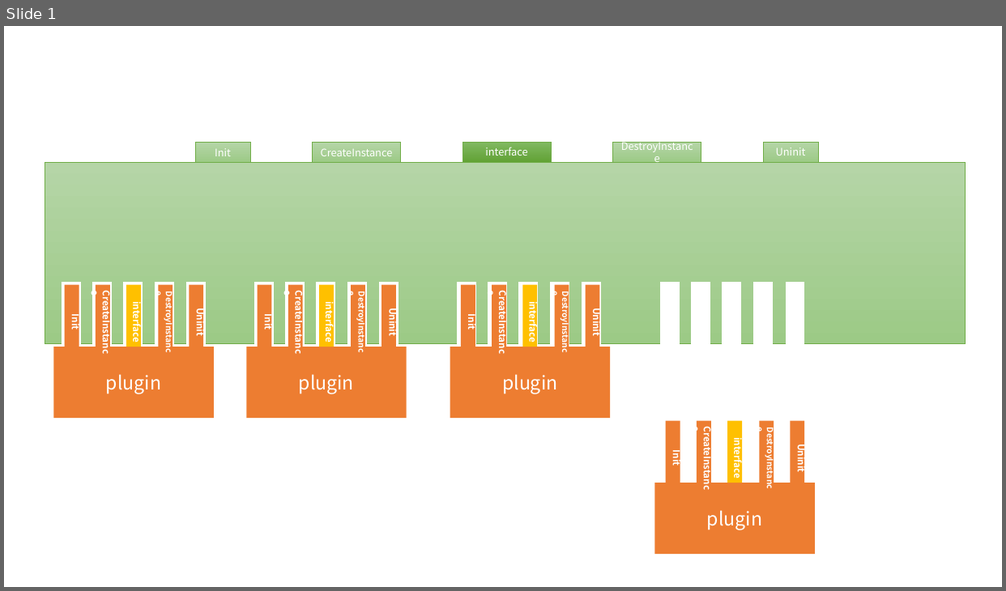
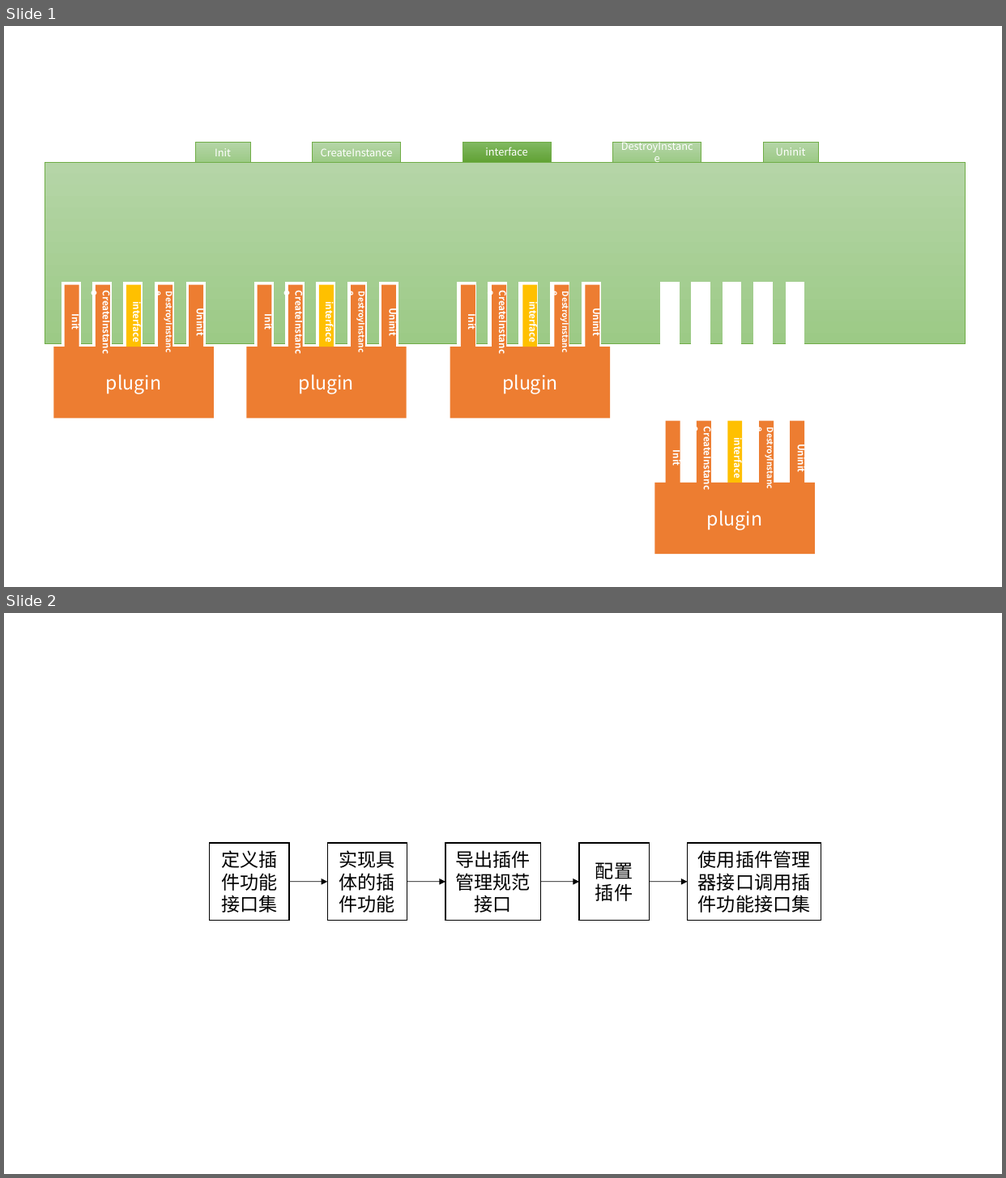
Before and after one commit to quanqixian/gplug, a slide deck: docs/pic/plugin.ppt. Shown one above the other, each under a label of ours: slide 1 before the commit, slides 1 and 2 after it. The pictures are 1006x591 and 1006x1178 pixels, drawn with LibreOffice and Linux fonts; fonts in the diff are those of the drawing. Boxes give left, top, right and bottom in pixels: in the first picture for what was removed or moved away, otherwise in the second. Text is boxed around its words. In the diff, an @@ line names an element or a change of style, - is before the commit and + after.

```diff
--- a/docs/pic/plugin.ppt
+++ b/docs/pic/plugin.ppt
@@ slide 2 added at <box>4,613,1002,1174</box>, background #FFFFFF @@
@@ rectangle added at <box>209,843,288,921</box>, fill #FFFFFF, outline #000000 0.99 pt, 18 pt, text #000000 @@
+定义插件功能接口集
@@ rectangle added at <box>327,843,407,921</box>, fill #FFFFFF, outline #000000 0.99 pt, 18 pt, text #000000 @@
+实现具体的插件功能
@@ rectangle added at <box>445,843,540,921</box>, fill #FFFFFF, outline #000000 0.99 pt, 18 pt, text #000000 @@
+导出插件管理规范接口
@@ rectangle added at <box>578,843,648,921</box>, fill #FFFFFF, outline #000000 0.99 pt, 18 pt, text #000000 @@
+配置插件
@@ rectangle added at <box>687,843,821,921</box>, fill #FFFFFF, outline #000000 0.99 pt, 18 pt, text #000000 @@
+使用插件管理器接口调用插件功能接口集
@@ arrow added from (289, 882) to (327, 882), #000000 0.51 pt @@
@@ arrow added from (407, 882) to (445, 882), #000000 0.51 pt @@
@@ arrow added from (540, 882) to (578, 882), #000000 0.51 pt @@
@@ arrow added from (649, 882) to (687, 882), #000000 0.51 pt @@
```
Also in this commit, not shown: 1 other file.
